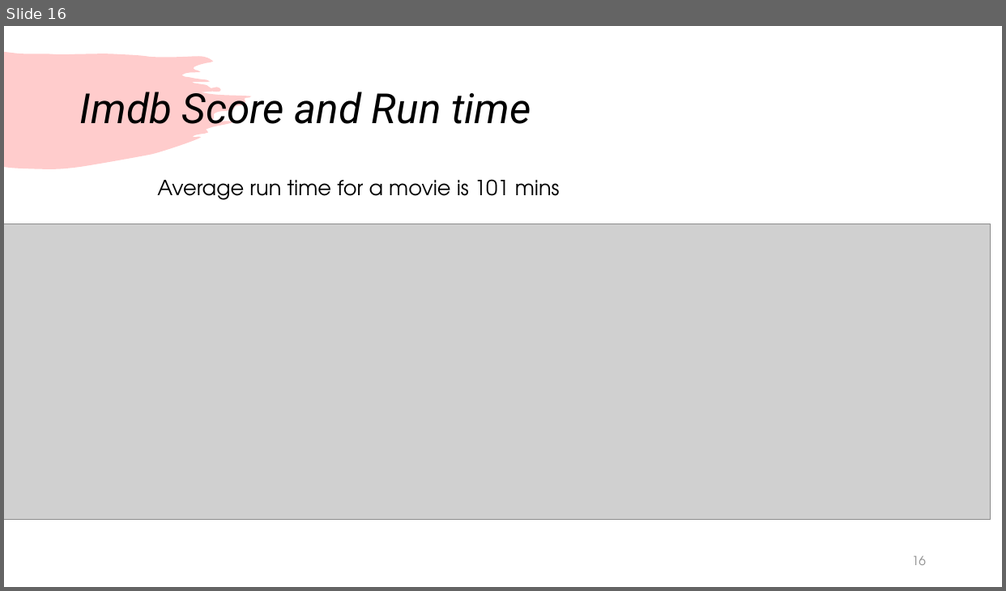
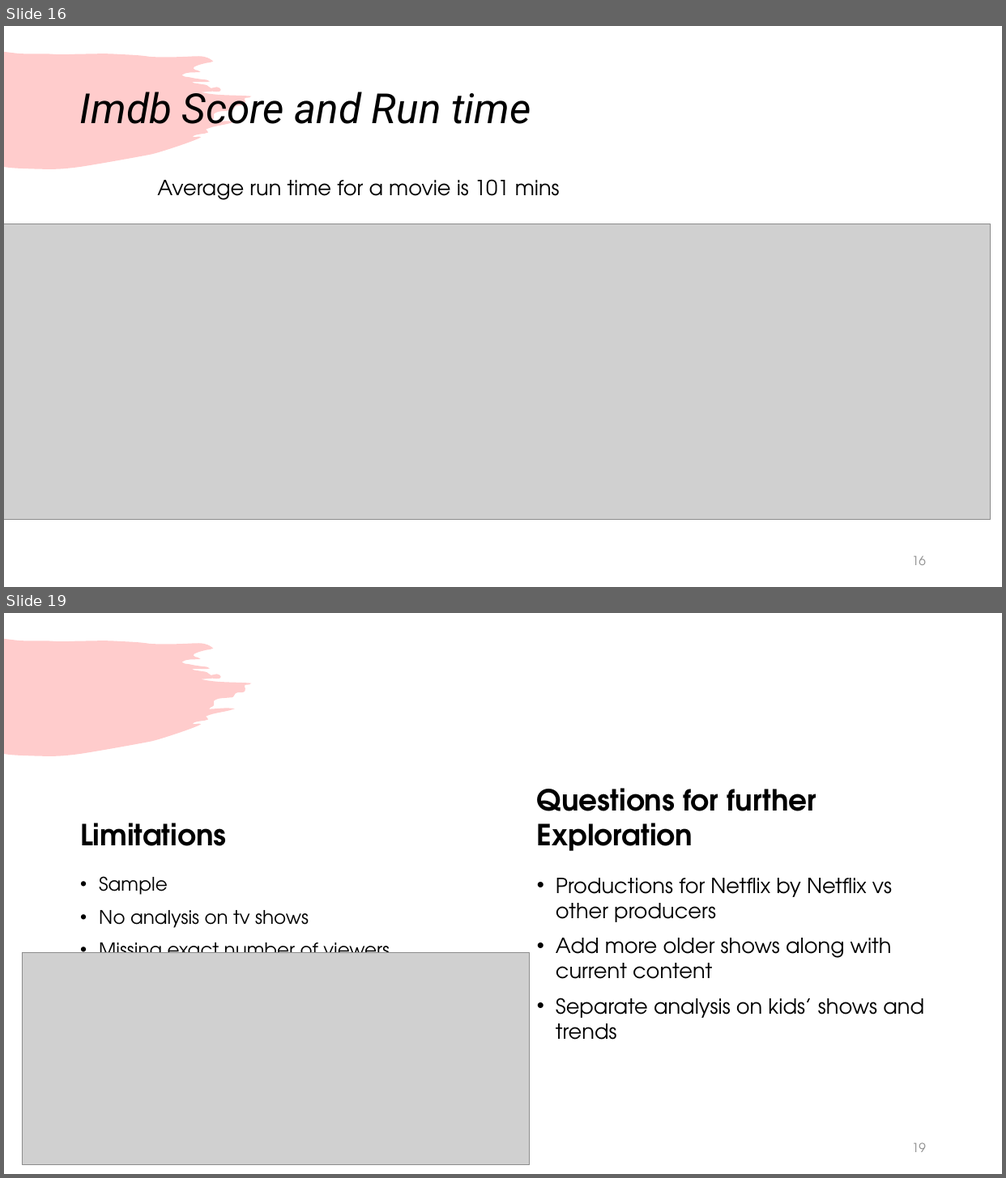
Before and after one commit to Kevinle76/NetFlix, a slide deck: Project_1.pptx. Shown one above the other, each under a label of ours: slide 16 before the commit, slides 16 and 19 after it; the slides between them are not shown. The pictures are 1006x591 and 1006x1178 pixels, drawn with LibreOffice and Linux fonts; fonts in the diff are those of the drawing; grey boxes stand for pictures. Boxes give left, top, right and bottom in pixels: in the first picture for what was removed or moved away, otherwise in the second. Text is boxed around its words. In the diff, an @@ line names an element or a change of style, - is before the commit and + after.

```diff
--- a/Project_1.pptx
+++ b/Project_1.pptx
@@ slide 19 added at <box>4,613,1002,1174</box>, background #FFFFFF; not listed: 1 template element that a slide beside it also shows @@
@@ text added at <box>537,788,816,851</box>, 28 pt, text #000000, bold @@
+Questions for further Exploration
@@ text added at <box>80,823,227,846</box>, 28 pt, text #000000, bold @@
+Limitations
@@ text added at <box>99,876,390,953</box>, 18 pt, text #000000 @@
+• Sample
+• No analysis on tv shows
+• Missing exact number of viewers
@@ text added at <box>556,878,924,1040</box>, 20 pt, text #000000 @@
+• Productions for Netflix by Netflix vs other producers
+• Add more older shows along with current content
+• Separate analysis on kids’ shows and trends
@@ picture added at <box>22,953,529,1165</box> @@
@@ page number added at <box>912,1143,926,1152</box>, 12 pt, text #8C8C8C @@
+19
```
Also in this commit, not shown: 2 slides changed, 1 other slide added, 1 slide removed.
